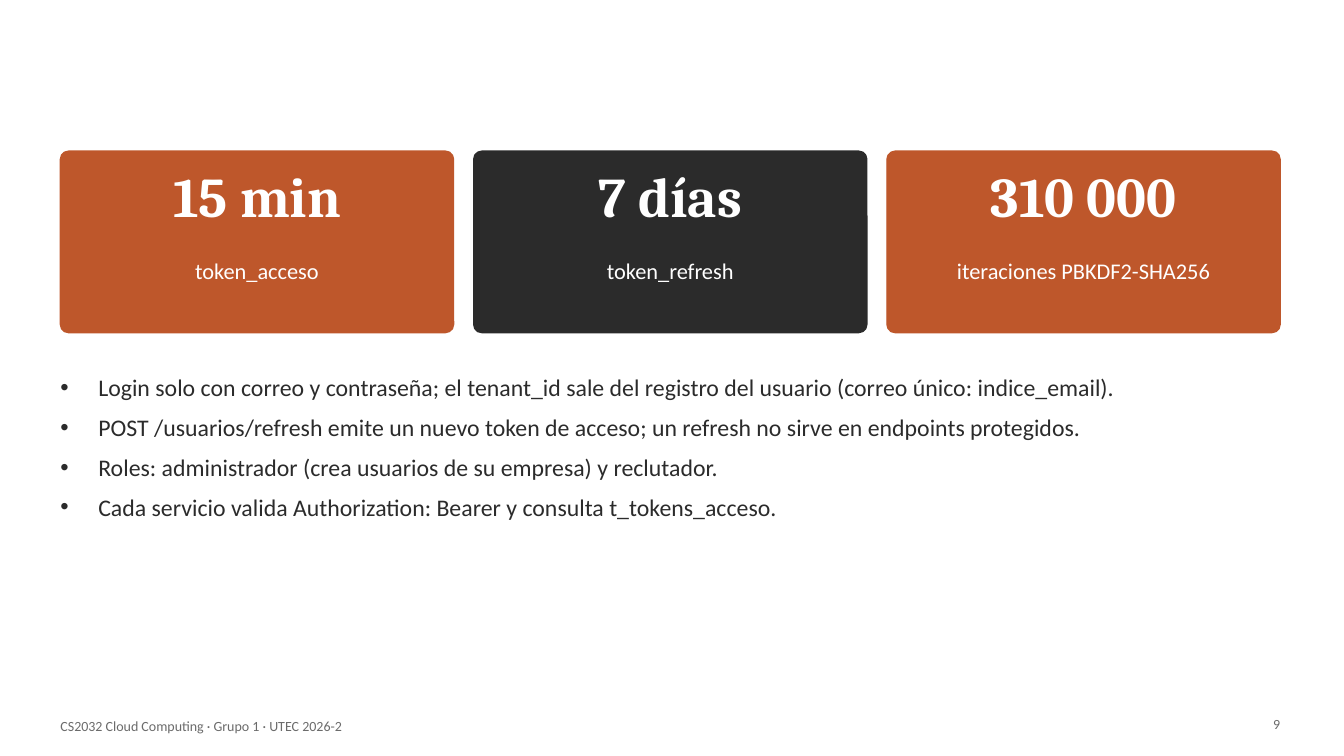
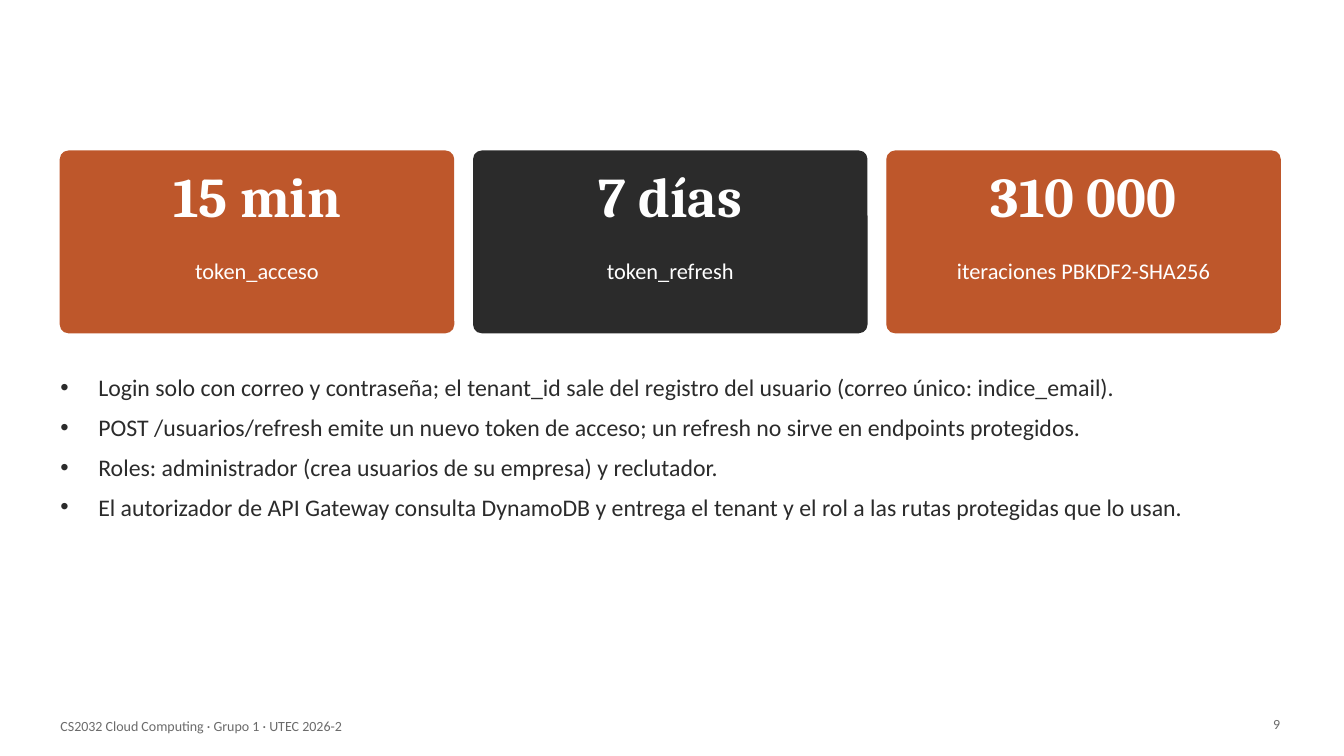
Before and after one commit to santiagodavila-ops/Proyecto-Final-Cloud-Computing-v2, a slide deck: slide 9 of presentacion/Presentacion_CS2032_Grupo1.pptx. Drawn at 1344x756 pixels with LibreOffice and Linux fonts; fonts in the diff are those of the drawing. Boxes give left, top, right and bottom in pixels: in the first picture for what was removed or moved away, otherwise in the second. Text is boxed around its words. In the diff, an @@ line names an element or a change of style, - is before the commit and + after.

```diff
--- a/presentacion/Presentacion_CS2032_Grupo1.pptx
+++ b/presentacion/Presentacion_CS2032_Grupo1.pptx
@@ text at (x1=98, y1=499, x2=1182, y2=520): text changed @@
-• Cada servicio valida Authorization: Bearer y consulta t_tokens_acceso.
+• El autorizador de API Gateway consulta DynamoDB y entrega el tenant y el rol a las rutas protegidas que lo usan.
```
Also in this commit, not shown: 15 other slides changed, 2 other files.
